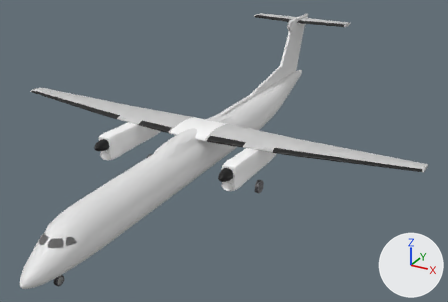
A saved change to the Blender file Q400.blend.
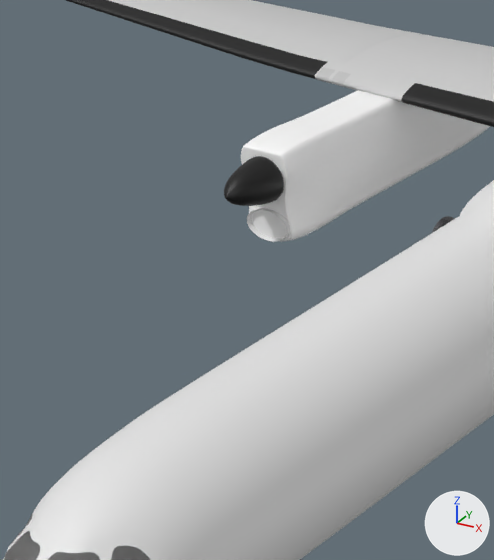
The first picture shows the older version from a camera (50 mm lens) standing at (13.0, -22.1, 11.3) and looking at (0.9, -0.2, 0.4). The close-ups show both versions on the part from 8% to 36% of the width and 33% to 80% of the height of that picture; other places that the commit changed are outside them. The axes (+X, +Y, +Z) are drawn at lower right. The lights are the same throughout.

Before the edit, the objects in view are built like this:
```python
ob_cylinder = bpy.data.objects.new('Cylinder', me_cylinder)
ob_cylinder.location = (0.0, 6.8, 1.96)
ob_cylinder.rotation_euler = (1.571, 0.0, 0.0)  # degrees (90, 0, 0)
ob_cylinder.scale = (-0.27, -0.177, -0.27)
ob_cylinder_003 = bpy.data.objects.new('Cylinder.003', me_cylinder_006)
ob_cylinder_003.location = (-2.81, -0.49, -0.74)
ob_cylinder_003.rotation_euler = (0.0, 1.571, 0.0)  # degrees (0, 90, 0)
ob_cylinder_003.scale = (0.285, 0.285, 0.0785)
ob_engine = bpy.data.objects.new('Engine', me_cube)
ob_engine.location = (0.0, 6.8, 1.96)
ob_engine.scale = (0.393, 1.12, 1.12)
ob_engine_cone = bpy.data.objects.new('Engine Cone', me_cone)
ob_engine_cone.location = (0.0, 6.8, 1.96)
ob_engine_cone.rotation_euler = (1.571, 0.0, 0.0)  # degrees (90, 0, 0)
ob_engine_cone.scale = (0.3, 0.3, 0.3)
ob_outer_fuselage = bpy.data.objects.new('Outer Fuselage', me_circle_001)
ob_outer_fuselage.location = (0.08, -9.14, 1.1)
ob_outer_fuselage.scale = (0.542, 0.542, 0.566)
ob_wings = bpy.data.objects.new('Wings', me_cylinder_001)
ob_wings.location = (0.0, -0.37, 1.58)
ob_wings.rotation_euler = (1.571, 0.0, 1.571)  # degrees (90, 0, 90)
ob_wings.scale = (1.0, 0.224, 1.0)
```
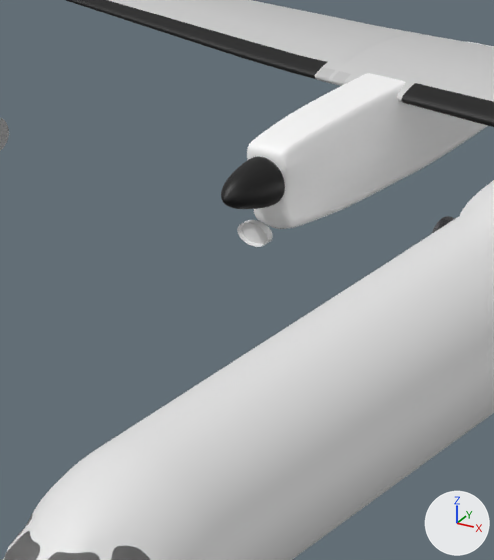
What differs and where, as boxes (x1, y1, x2, y2) in the close-ups (494 x 560 px; the box of a moved part takes in the faces that stretch with it):
'Engine', reshaped
    before: (241, 90, 490, 242)
    after: (247, 41, 494, 229)
'Engine Cone', moved, rescaled (7% wider)
    before: (224, 156, 284, 206)
    after: (221, 157, 285, 209)
'Cylinder', reshaped
    before: (247, 208, 290, 242)
    after: (237, 220, 273, 247)
part 3 of me_circle_001, moved or reshaped
    both: (96, 222, 494, 560)

Patch to the scene script:
```diff
--- a/Q400.blend.py
+++ b/Q400.blend.py
@@ me_cube @@
 # used by ob_engine; location = (0.0, 6.8, 1.96); scale = (0.393, 1.12, 1.12)
-me_cube.from_pydata(...)  # 380 vertices, 344 faces; spans x -8.34..-6.61, y -9.17..-4.74, z -1.45..-0.39
+me_cube.from_pydata(...)  # 380 vertices, 344 faces; spans x -8.39..-6.54, y -9.16..-4.74, z -1.42..-0.34
+# me_cube part 1: 322 of 380 vertices moved; they spanned x -8.34..-6.61, y -9.17..-5.76, z -1.45..-0.39 and now span x -8.39..-6.54, y -9.16..-5.76, z -1.42..-0.34; mean shift (0.0, 0.03, 0.06); largest move (-6.88, -9.17, -1.21) -> (-7.03, -9.16, -1.04)
 me_cube.materials.append(mat_fuselage_metal)
@@ me_cone @@
 me_cone.from_pydata(...)  # 256 vertices, 226 faces; spans x -10.65..-8.85, y -3.51..-1.71, z 34.39..36.53
 # used by ob_engine_cone; location = (0.0, 6.8, 1.96); rotation_euler = (1.571, 0.0, 0.0), in degrees (90, 0, 0); scale = (0.3, 0.3, 0.3)
+# me_cone part 2: the whole mesh is scaled about its middle by 1.06, then moved by (0.0, 0.0, -0.1)
 me_cone.materials.append(mat_black_metal)
@@ me_circle_001 @@
 # used by ob_outer_fuselage; location = (0.08, -9.14, 1.1); scale = (0.542, 0.542, 0.566)
-me_circle_001.from_pydata(...)  # 1364 vertices, 1317 faces; spans x -1.7..1.5, y -4.0..37.0, z -2.7..0.9
+me_circle_001.from_pydata(...)  # 1364 vertices, 1318 faces; spans x -1.7..1.5, y -4.0..35.5, z -2.7..0.9
+# me_circle_001 part 3: 52 vertices moved from x -1.7..1.5, y 1.4..2.3, z -2.7..0.6 to x -1.7..1.4, y 1.4..2.3, z -2.7..0.5
@@ me_cylinder @@
 # used by ob_cylinder; location = (0.0, 6.8, 1.96); rotation_euler = (1.571, 0.0, 0.0), in degrees (90, 0, 0); scale = (-0.27, -0.177, -0.27)
-me_cylinder.from_pydata(...)  # 96 vertices, 66 faces; spans x 9.84..11.84, y 6.43..8.43, z -38.29..-37.14
+me_cylinder.from_pydata(...)  # 96 vertices, 66 faces; spans x 10.1..11.59, y 6.74..8.23, z -39.18..-38.86
+# me_cylinder part 4: 96 of 96 vertices moved; they spanned x 9.84..11.84, y 6.43..8.43, z -38.29..-37.14 and now span x 10.1..11.59, y 6.74..8.23, z -39.18..-38.86; mean shift (0.0, 0.06, -1.19); largest move (10.84, 6.43, -37.14) -> (10.84, 6.74, -38.86)
@@ ob_engine_cone @@
 ob_engine_cone = bpy.data.objects.new('Engine Cone', me_cone)
-ob_engine_cone.location = (0.0, 6.8, 1.96)
+ob_engine_cone.location = (0.0, 6.8, 1.93)
 ob_engine_cone.rotation_euler = (1.571, 0.0, 0.0)  # degrees (90, 0, 0)
-ob_engine_cone.scale = (0.3, 0.3, 0.3)
+ob_engine_cone.scale = (0.301, 0.301, 0.301)
 _m = ob_engine_cone.modifiers.new('Mirror', 'MIRROR')
```
